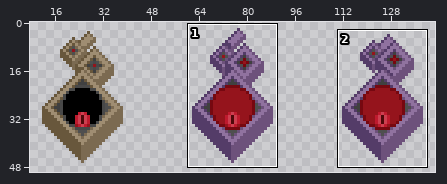
Sprite sheet -- Assets/Art/Enemies/Chaser/Chaser Sprites.png. The picture above shows the old version from afar; the outline marks the close-up.
Close-up. Before the commit:
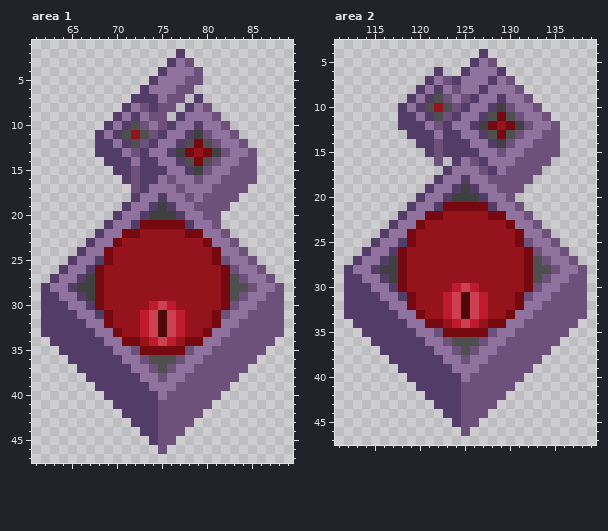
The file is 150x50 pixels. Shown: area 1: x 61..89, y 1..47; area 2: x 111..139, y 3..47. The wide view leaves out empty margins.
After the commit:
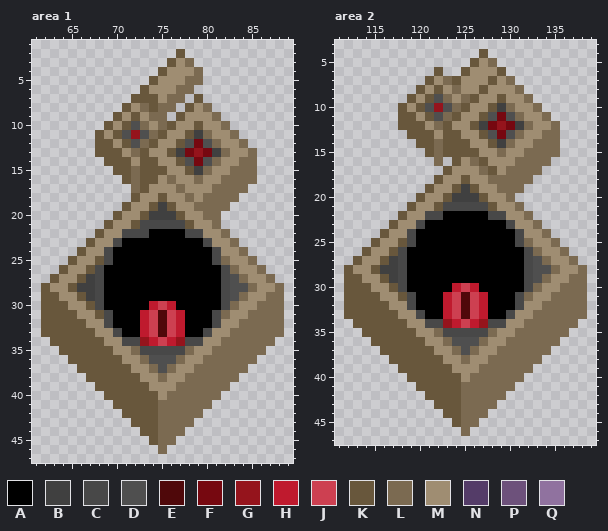
Palette (. is transparent): A #000000  B #404040  C #484848  D #4f4f4f  E #4f080a  F #760810  G #95141c  H #bf1a2e  J #cd4051  K #68573c  L #7b6a51  M #9f8d72  N #543c68  P #6d517b  Q #90729f
Changes in this commit:
Changed rows in their new state; - is an unchanged pixel.
Area 1:
first column x 62:
 2 ---------------K-----------
 3 --------------KML----------
 4 -------------KMMML---------
 5 ------------KMMMLL---------
 6 -----------KMMMLL----------
 7 ----------KKKMLL-K---------
 8 ---------KMLKLL-KML--------
 9 --------KMKMLL-KMMML-------
10 -------KMK-LMLKMMKMML------
11 ------KMK---LKMMK-LMML-----
12 ------KKMK-LKMMK---LMML----
13 ------KKKMLKMMK-----LMML---
14 -------KKKMKKMMK---LMMLL---
15 --------KKLKKKMMK-LMMLLL---
16 ---------KLKKMLMMLMMLLLL---
17 ----------LKMMMLMMMLLLL----
18 ----------KMMKMMLMLLLL-----
19 ---------KMMK-KMMLLLL------
20 --------KMMK---KMMLL-------
21 -------KMMKCCCCCKMML-------
22 ------KMMCCCAAAACCMML------
23 -----KMMCAAAAAAAAACMML-----
24 ----KMMCAAAAAAAAAAACMML----
25 ---KMMKCAAAAAAAAAAACLMML---
26 --KMMKCAAAAAAAAAAAAACLMML--
27 -KMMK-CAAAAAAAAAAAAAC-LMML-
28 KMMK--CAAAAAAAAAAAAAC--LMML
29 KKMMK-CAAAAAAAAAAAAAC-LMMLL
30 KKKMMKCAAAAA---AAAAACLMMLLL
31 KKKKMMKCAAA-----AAACLMMLLLL
32 KKKKKMMCAAA-----AAACMMLLLLL
33 KKKKKKMMCAA-----AACMMLLLLLL
34 -KKKKKKMMCC-----CCMMLLLLLL-
35 --KKKKKKMMLCCCCCLMMLLLLLL--
36 ---KKKKKKMML---LMMLLLLLL---
37 ----KKKKKKMML-LMMLLLLLL----
38 -----KKKKKKMMLMMLLLLLL-----
39 ------KKKKKKMMMLLLLLL------
40 -------KKKKKKMLLLLLL-------
41 --------KKKKKLLLLLL--------
42 ---------KKKKLLLLL---------
43 ----------KKKLLLL----------
44 -----------KKLLL-----------
45 ------------KLL------------
46 -------------L-------------
Area 2:
first column x 112:
 4 ---------------K-----------
 5 --------------KML----------
 6 ----------K--KMMMK---------
 7 ---------KMLKMMMKML--------
 8 --------KMKMLMMKMMML-------
 9 -------KMK-LMLKMMKMML------
10 ------KMK---LKMMK-LMML-----
11 ------KKMK-LKMMK---LMML----
12 ------KKKMLKMMK-----LMML---
13 -------KKKMKKMMK---LMMLL---
14 --------KKLKKKMMK-LMMLLL---
15 ---------KLKKKKMMLMMLLLL---
16 ----------L-KMLKMMMLLLL----
17 -----------KMMMLKMLLLL-----
18 ----------KMMKMMLLLLL------
19 ---------KMMK-KMMLLL-------
20 --------KMMK---KMML--------
21 -------KMMKCCCCCKMML-------
22 ------KMMCCAAAAACCMML------
23 -----KMMCAAAAAAAAACMML-----
24 ----KMMCAAAAAAAAAAACMML----
25 ---KMMKCAAAAAAAAAAACLMML---
26 --KMMKCAAAAAAAAAAAAACLMML--
27 -KMMK-CAAAAAAAAAAAAAC-LMML-
28 KMMK--CAAAAAAAAAAAAAC--LMML
29 KKMMK-CAAAAAAAAAAAAAC-LMMLL
30 KKKMMKCAAAAA---AAAAACLMMLLL
31 KKKKMMKCAAA-----AAACLMMLLLL
32 KKKKKMMCAAA-----AAACMMLLLLL
33 KKKKKKMMCAA-----AACMMLLLLLL
34 -KKKKKKMMCC-----CCMMLLLLLL-
35 --KKKKKKMMLCCCCCLMMLLLLLL--
36 ---KKKKKKMML---LMMLLLLLL---
37 ----KKKKKKMML-LMMLLLLLL----
38 -----KKKKKKMMLMMLLLLLL-----
39 ------KKKKKKMMMLLLLLL------
40 -------KKKKKKMLLLLLL-------
41 --------KKKKKLLLLLL--------
42 ---------KKKKLLLLL---------
43 ----------KKKLLLL----------
44 -----------KKLLL-----------
45 ------------KLL------------
46 -------------L-------------
Where, in picture pixels (left, top, right, bottom), the same in both close-ups:
changed: (41, 49, 284, 454)
changed: (344, 49, 587, 436)
